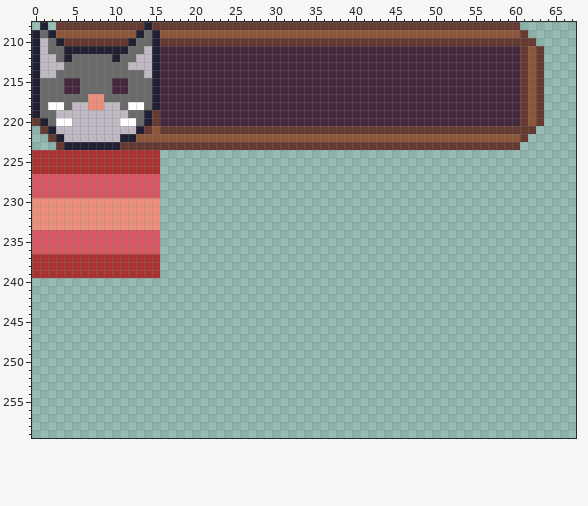
Pixel-art file, stored at content/sprites/squeakrunbranmomentyay.aseprite. The first picture shows the starting point.
256x320 pixels, 1 frame. Colours within 5 levels of each other are drawn and written as one. Shown: x 0..67, y 208..259.
After:
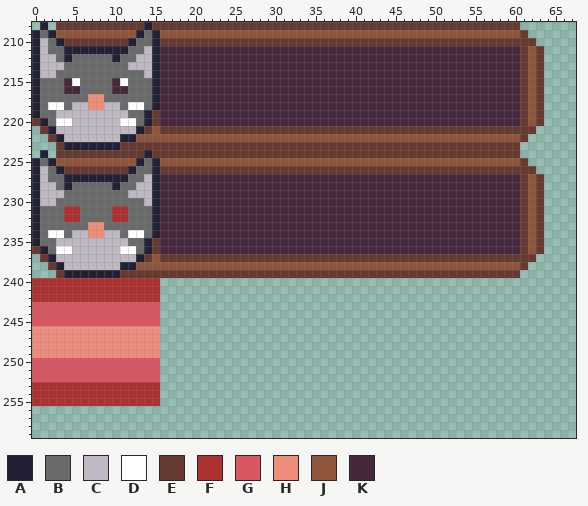
Palette (. is transparent): A #222034  B #696a6a  C #bfb8c2  D #ffffff  E #663931  F #ac3232  G #d95763  H #ee8d7c  J #8f563b  K #45283c
From old to new:
Changed rows in their new state; - is an unchanged pixel.
first column x 5:
215 D-----D
first column x 0:
224 .A.EEEEEEEEEEEAEEEEEEEEEEEEEEEEEEEEEEEEEEEEEEEEEEEEEEEEEEEEEE---
225 ABAJJJJJJJJJJABAJJJJJJJJJJJJJJJJJJJJJJJJJJJJJJJJJJJJJJJJJJJJJE--
226 ACBAEEEEEEEEABBAEEEEEEEEEEEEEEEEEEEEEEEEEEEEEEEEEEEEEEEEEEEEEEE-
227 ACBBAAAAAAAABBCAKKKKKKKKKKKKKKKKKKKKKKKKKKKKKKKKKKKKKKKKKKKKKEJE
228 ACCBABBBBBABBCCAKKKKKKKKKKKKKKKKKKKKKKKKKKKKKKKKKKKKKKKKKKKKKEJE
229 ACCCBBBBBBBBCCCAKKKKKKKKKKKKKKKKKKKKKKKKKKKKKKKKKKKKKKKKKKKKKEJE
230 ACCBBBBBBBBBBBCAKKKKKKKKKKKKKKKKKKKKKKKKKKKKKKKKKKKKKKKKKKKKKEJE
231 ABBBFFBBBBFFBBBAKKKKKKKKKKKKKKKKKKKKKKKKKKKKKKKKKKKKKKKKKKKKKEJE
232 ABBBFFBBBBFFBBBAKKKKKKKKKKKKKKKKKKKKKKKKKKKKKKKKKKKKKKKKKKKKKEJE
233 ABBBBBB--BBBBBBAKKKKKKKKKKKKKKKKKKKKKKKKKKKKKKKKKKKKKKKKKKKKKEJE
234 ABDDBCCHHCCBDDBAKKKKKKKKKKKKKKKKKKKKKKKKKKKKKKKKKKKKKKKKKKKKKEJE
235 ABBCCCCCCCCCBBAEKKKKKKKKKKKKKKKKKKKKKKKKKKKKKKKKKKKKKKKKKKKKKEJE
236 EABDDCCCCCCDDBAEKKKKKKKKKKKKKKKKKKKKKKKKKKKKKKKKKKKKKKKKKKKKKEJE
237 .EACCCCCCCCCCAEJEEEEEEEEEEEEEEEEEEEEEEEEEEEEEEEEEEEEEEEEEEEEEEE-
238 ..EACCCCCCCAAJJJJJJJJJJJJJJJJJJJJJJJJJJJJJJJJJJJJJJJJJJJJJJJJE--
239 ...EAAAAAAAEEEEEEEEEEEEEEEEEEEEEEEEEEEEEEEEEEEEEEEEEEEEEEEEEE---
240 FFFFFFFFFFFFFFFF------------------------------------------------
241 FFFFFFFFFFFFFFFF------------------------------------------------
242 FFFFFFFFFFFFFFFF------------------------------------------------
243 GGGGGGGGGGGGGGGG------------------------------------------------
244 GGGGGGGGGGGGGGGG------------------------------------------------
245 GGGGGGGGGGGGGGGG------------------------------------------------
246 HHHHHHHHHHHHHHHH------------------------------------------------
247 HHHHHHHHHHHHHHHH------------------------------------------------
248 HHHHHHHHHHHHHHHH------------------------------------------------
249 HHHHHHHHHHHHHHHH------------------------------------------------
250 GGGGGGGGGGGGGGGG------------------------------------------------
251 GGGGGGGGGGGGGGGG------------------------------------------------
252 GGGGGGGGGGGGGGGG------------------------------------------------
253 FFFFFFFFFFFFFFFF------------------------------------------------
254 FFFFFFFFFFFFFFFF------------------------------------------------
255 FFFFFFFFFFFFFFFF------------------------------------------------
